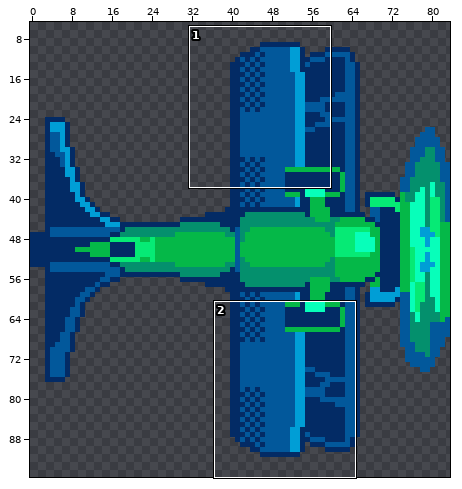
One commit to this sprite sheet: sprites/images/spr_plane1_roll_6.png. The picture above shows the old version from afar; the outline marks the close-up.
Close-up. Before the commit:
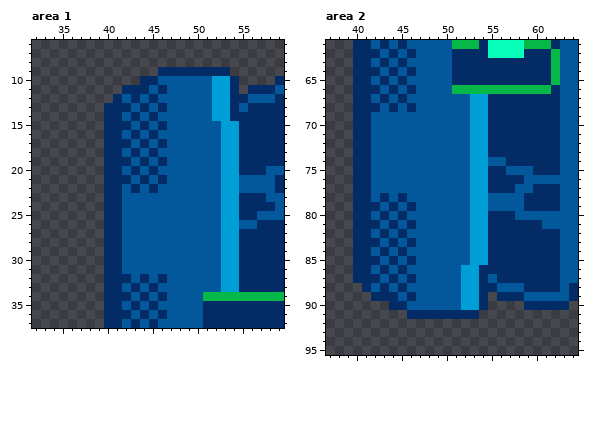
The file is 84x97 pixels. Shown: area 1: x 32..59, y 6..37; area 2: x 37..64, y 61..95. The wide view leaves out empty margins.
Once edited:
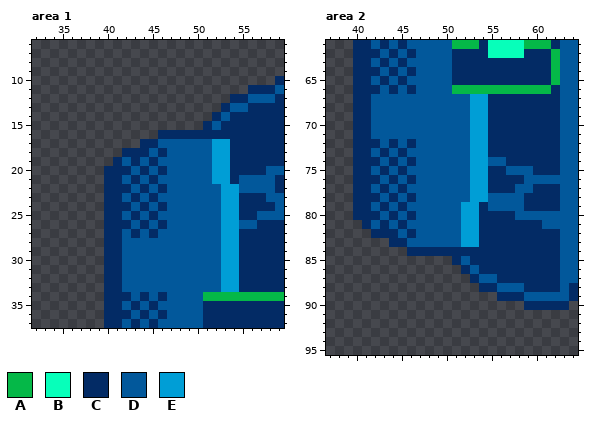
Palette (. is transparent): A #05b848  B #07ffba  C #032b65  D #02589b  E #009ed6
Diff:
--- area 1
@@ x 38..56 @@
  8 ...................
- 9 ........CCCCCCCC...
-10 ......CCDDDDDDEEC..
-11 ....CCCDCDDDDDEEC.C
-12 ...CDCDCDDDDDDEECCD
-13 ..CCCDCDCDDDDDEECDC
-14 ..CCDCDCDDDDDDEECCC
-15 ..CCCDCDCDDDDDDEECC
-16 ..CCDCDCDDDDDDDEECC
-17 ..CCCDCDCDDDDDDEECC
-18 ..CCDCDCDDDDDDDEECC
-19 ..CCCDCDCDDDDDDEECC
-20 ..CCDCDCDDDDDDDEECC
-21 ..CCCDCDCDDDDDDEEDD
-22 ..CCDCDCDDDDDDDEEDD
-23 ..CCDDDDDDDDDDDEECC
-24 ..CCDDDDDDDDDDDEECC
-25 ..CCDDDDDDDDDDDEECC
-26 ..CCDDDDDDDDDDDEEDD
-27 ..CCDDDDDDDDDDDEECC
+ 9 ...................
+10 ...................
+11 ..................C
+12 ................CCD
+13 ...............CDDC
+14 ..............CDCCC
+15 .............CDCCCC
+16 ........CCCCCCCCCCC
+17 ......CCDDDDDDEECCC
+18 ....CCCDCDDDDDEECCC
+19 ...CDCDCDDDDDDEECCC
+20 ..CCCDCDCDDDDDEECCC
+21 ..CCDCDCDDDDDDEECDD
+22 ..CCCDCDCDDDDDDEEDD
+23 ..CCDCDCDDDDDDDEECC
+24 ..CCCDCDCDDDDDDEECC
+25 ..CCDCDCDDDDDDDEECC
+26 ..CCCDCDCDDDDDDEEDD
+27 ..CCDCDCDDDDDDDEECC
 28 ..CCDDDDDDDDDDDEECC
@@ x 40..48 @@
 31 CCDDDDDDD
-32 CCCDCDCDD
-33 CCDCDCDDD
+32 CCDDDDDDD
+33 CCDDDDDDD
 34 CCCDCDCDD
--- area 2
@@ x 40..48 @@
 66 CCCDCDCDD
-67 CCDCDCDDD
-68 CCCDCDCDD
+67 CCDDDDDDD
+68 CCDDDDDDD
 69 CCDDDDDDD
@@ x 38..56 @@
 71 ..CCDDDDDDDDDDDEECC
-72 ..CCDDDDDDDDDDDEECC
-73 ..CCDDDDDDDDDDDEECC
-74 ..CCDDDDDDDDDDDEEDD
-75 ..CCDDDDDDDDDDDEECC
-76 ..CCDDDDDDDDDDDEECC
-77 ..CCDDDDDDDDDDDEECC
-78 ..CCDCDCDDDDDDDEEDD
-79 ..CCCDCDCDDDDDDEEDD
-80 ..CCDCDCDDDDDDDEECC
-81 ..CCCDCDCDDDDDDEECC
-82 ..CCDCDCDDDDDDDEECC
-83 ..CCCDCDCDDDDDDEECC
-84 ..CCDCDCDDDDDDDEECC
-85 ..CCCDCDCDDDDDDEECC
-86 ..CCDCDCDDDDDDEECCC
-87 ..CCCDCDCDDDDDEECDC
-88 ...CDCDCDDDDDDEECCD
-89 ....CCCDCDDDDDEEC.C
-90 ......CCDDDDDDEEC..
-91 ........CCCCCCCC...
+72 ..CCCDCDCDDDDDDEECC
+73 ..CCDCDCDDDDDDDEECC
+74 ..CCCDCDCDDDDDDEEDD
+75 ..CCDCDCDDDDDDDEECC
+76 ..CCCDCDCDDDDDDEECC
+77 ..CCDCDCDDDDDDDEECC
+78 ..CCCDCDCDDDDDDEEDD
+79 ..CCDCDCDDDDDDEECDD
+80 ..CCCDCDCDDDDDEECCC
+81 ...CDCDCDDDDDDEECCC
+82 ....CCCDCDDDDDEECCC
+83 ......CCDDDDDDEECCC
+84 ........CCCCCCCCCCC
+85 .............CDCCCC
+86 ..............CDCCC
+87 ...............CDDC
+88 ................CCD
+89 ..................C
+90 ...................
+91 ...................
 92 ...................
